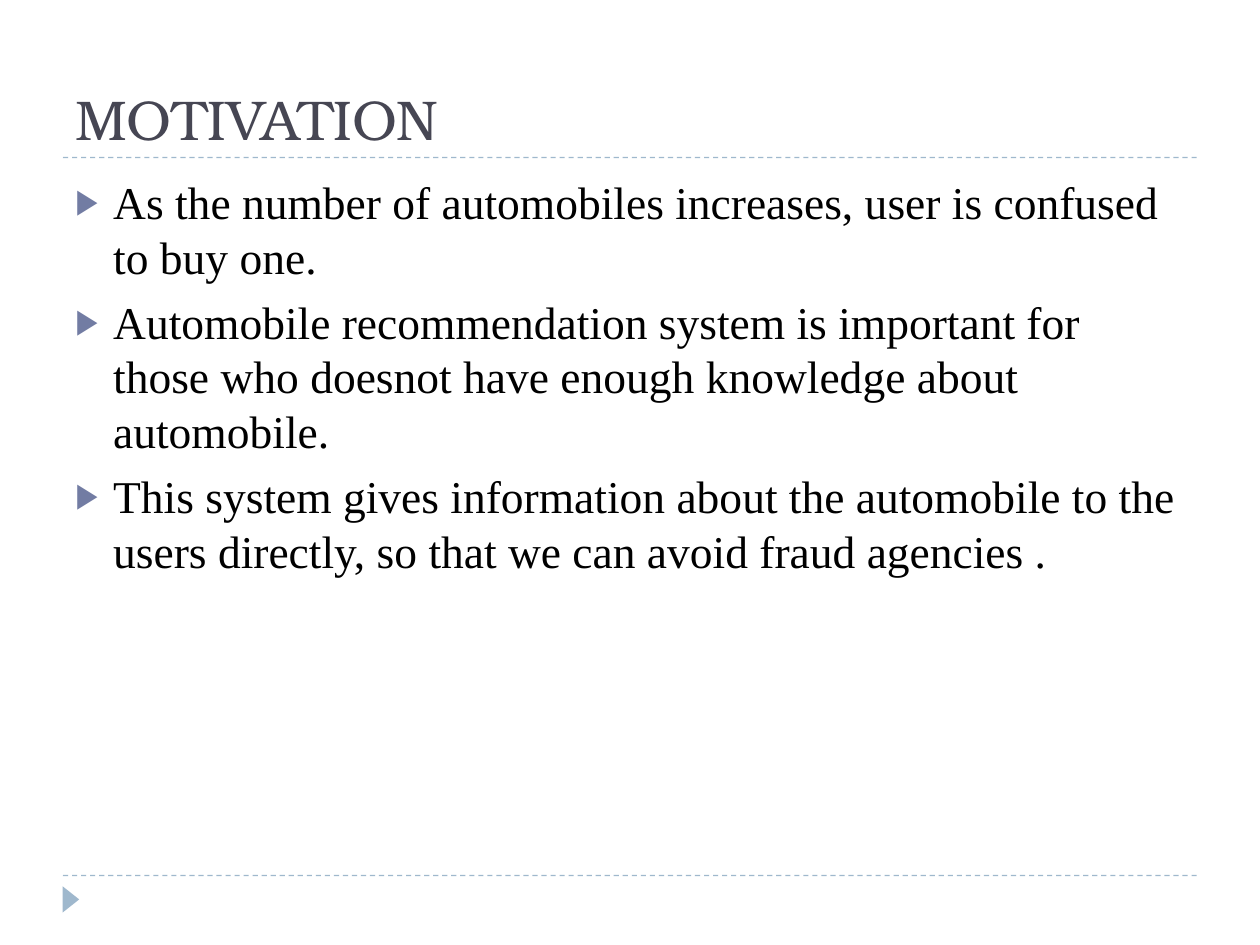
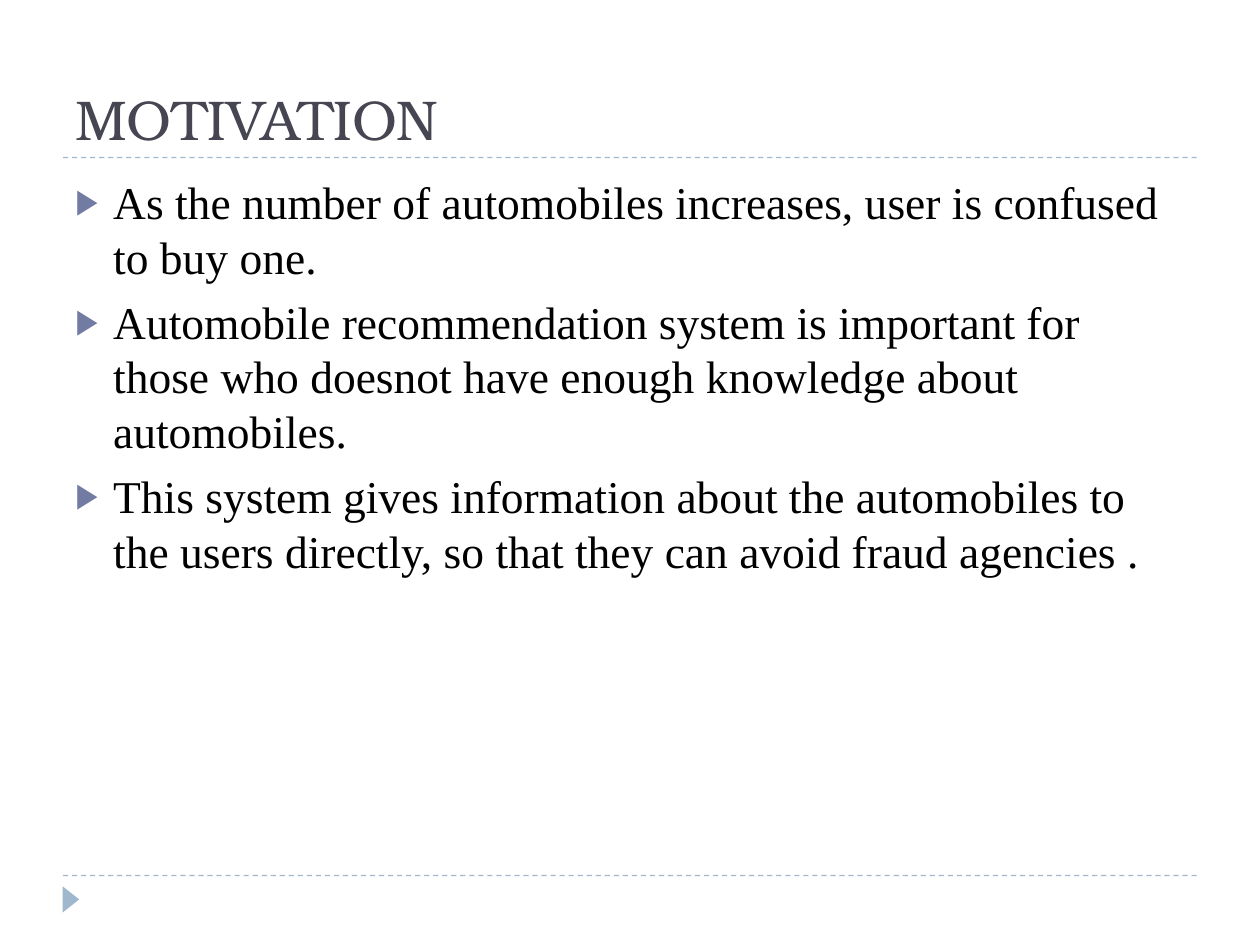
Before and after one commit to anjanaajikumar/mainproject, a slide deck: slide 3 of ppt/59_review.pptx. Drawn at 1260x945 pixels with LibreOffice and Linux fonts; fonts in the diff are those of the drawing. Boxes give left, top, right and bottom in pixels: in the first picture for what was removed or moved away, otherwise in the second. Text is boxed around its words. In the diff, an @@ line names an element or a change of style, - is before the commit and + after.

```diff
--- a/ppt/59_review.pptx
+++ b/ppt/59_review.pptx
@@ text at box(113, 307, 1125, 577): text changed @@
-▶ Automobile recommendation system is important for those who doesnot have enough knowledge about automobile.
-▶ This system gives information about the automobile to the users directly, so that we can avoid fraud agencies .
+▶ Automobile recommendation system is important for those who doesnot have enough knowledge about automobiles.
+▶ This system gives information about the automobiles to the users directly, so that they can avoid fraud agencies .
```
Also in this commit, not shown: 3 other slides changed, 1 other file.
